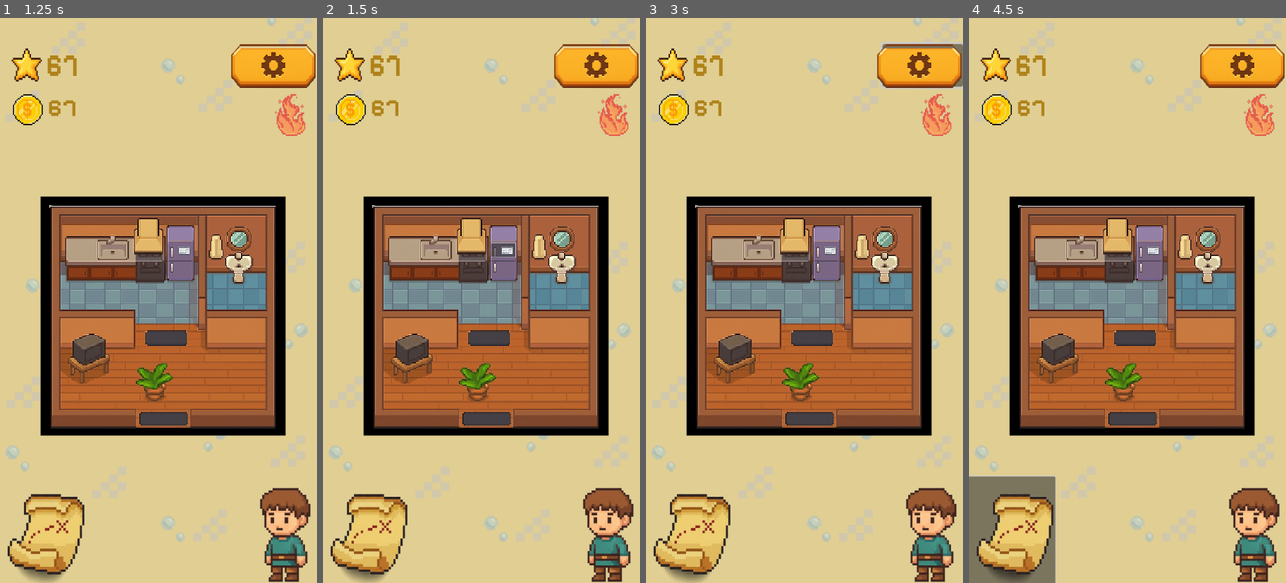
Above: before the commit, frames 1-4 (left to right).
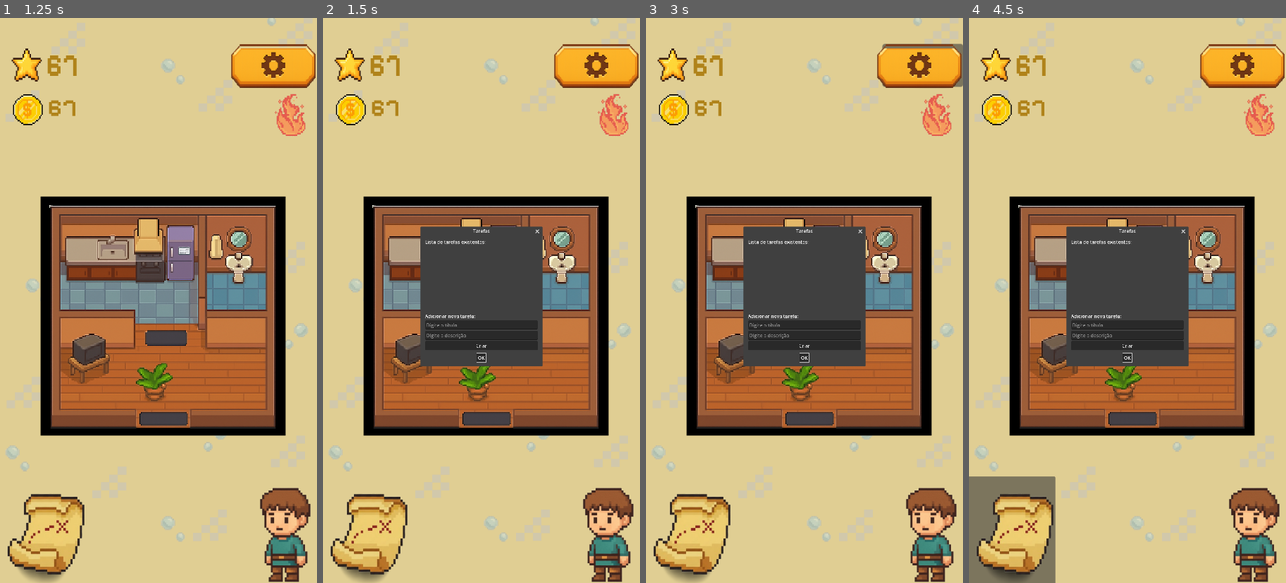
Above: after the commit, the same moments.

Repository: Guga-tab/a-lista-nao-acaba
Game: Godot game, scene res://control.tscn
Same seed, same stepped clock (60 frames per second), same inputs: the game is played once before the commit and once after it.
Inputs (mouse positions are in pixels of both pictures, inside the frame that each line leads up to):
- Up to frame 1 (1.25 s): click (158, 328) at 0.5 s
- Up to frame 2 (1.5 s): click (503, 249) at 1.27 s
- Up to frame 3 (3 s): click (826, 249) at 2.02 s; click (921, 63) at 2.77 s
- Up to frame 4 (4.5 s): click (1244, 63) at 3.52 s; click (1010, 532) at 4.27 s

Frame 1 is identical in both runs. In frame 2, 9.0% of the frame differs, in the area x 30-70%, y 36-62%; in frame 3, 9.3%, in the area x 30-100%, y 4-62%; in frame 4, 9.2%.
Error after the commit: Parse Error: Could not find type "SQLite" in the current scope. (res://Database.gd:3)

Commit message:
Criando .gitignore e ignorando bancos de dados

Diff:
--- /dev/null
+++ b/Database.gd
@@ -0,0 +1,23 @@
+extends Node
+
+var db: SQLite = null
+
+
+func _ready():
+	db = SQLite.new()
+	db.path = "user://A-tarefa-nao-acaba.db"
+
+	if not db.open_db():
+		push_error("ERRO AO ABRIR SQLITE!!!")
+		return
+
+	db.query("PRAGMA foreign_keys = ON;")
+	print("DB carregado com sucesso:", db.path)
+
+func query(sql: String):
+	return db.query(sql)
+
+func fetch_all(sql: String):
+	if not db.query(sql):
+		return []
+	return db.query_result
--- /dev/null
+++ b/TarefaService.gd
@@ -0,0 +1,47 @@
+extends Node
+
+# =====================================
+# Serviço para gerenciar tarefas
+# =====================================
+
+var tarefas := []  # Lista de tarefas (cada uma é um dicionário com "titulo" e "descricao")
+
+# Cria uma nova tarefa
+func criar_tarefa(titulo: String, descricao: String) -> void:
+	if titulo.strip_edges() == "":
+		push_error("Título da tarefa não pode ser vazio")
+		return
+
+	var tarefa = {
+		"titulo": titulo,
+		"descricao": descricao
+	}
+	tarefas.append(tarefa)
+
+# Atualiza a lista de tarefas na UI
+func atualizar_lista(vbox: VBoxContainer) -> void:
+	if vbox == null:
+		push_error("VBoxContainer inválido")
+		return
+
+	# Limpa filhos existentes
+	for child in vbox.get_children():
+		child.queue_free()
+
+	# Adiciona tarefas da lista
+	for tarefa in tarefas:
+		var hbox = HBoxContainer.new()
+		hbox.size_flags_horizontal = Control.SIZE_EXPAND_FILL
+		hbox.size_flags_vertical = Control.SIZE_FILL
+
+		var titulo_label = Label.new()
+		titulo_label.text = tarefa["titulo"]
+		titulo_label.size_flags_horizontal = Control.SIZE_EXPAND_FILL
+		hbox.add_child(titulo_label)
+
+		var descricao_label = Label.new()
+		descricao_label.text = tarefa["descricao"]
+		descricao_label.size_flags_horizontal = Control.SIZE_EXPAND_FILL
+		hbox.add_child(descricao_label)
+
+		vbox.add_child(hbox)
--- a/control.gd
+++ b/control.gd
@@ -1,10 +1,24 @@
 extends Control
 
+# ========================
+# Botões da tela inicial
+# ========================
+@onready var botao_jogar = $botao_jogar
+@onready var botao_sair = $botao_sair
+
 func _ready():
-	# conecta os sinais manualmente
-	$botao_jogar.pressed.connect(_on_botao_jogar_pressed)
-	$botao_sair.pressed.connect(_on_botao_sair_pressed)
+	# Conectar sinais apenas se ainda não estiverem conectados
+	var jogar_callable = Callable(self, "_on_botao_jogar_pressed")
+	if not botao_jogar.pressed.is_connected(jogar_callable):
+		botao_jogar.pressed.connect(jogar_callable)
 
+	var sair_callable = Callable(self, "_on_botao_sair_pressed")
+	if not botao_sair.pressed.is_connected(sair_callable):
+		botao_sair.pressed.connect(sair_callable)
+
+# ========================
+# Funções dos botões
+# ========================
 func _on_botao_jogar_pressed():
 	print("Botão JOGAR clicado!")
 	get_tree().change_scene_to_file("res://principal.tscn")
--- a/control.tscn
+++ b/control.tscn
@@ -11,6 +11,7 @@
 
 [node name="tela_inicial" type="Control"]
 layout_mode = 3
+anchors_preset = 15
 anchor_right = 1.0
 anchor_bottom = 1.0
 size_flags_horizontal = 4
--- /dev/null
+++ b/principal.gd
@@ -0,0 +1,109 @@
+extends Control
+
+# ========================
+# Serviço de tarefas
+# ========================
+@onready var tarefa_service = preload("res://TarefaService.gd").new()
+
+# ========================
+# Nós da cena
+# ========================
+@onready var btn_calendar = $background/TextureRect/CalendarButton
+@onready var vbox_tarefas = $VBoxTarefas  # Este deve ser um VBoxContainer na cena principal
+
+func _ready():
+	if btn_calendar == null:
+		push_error("CalendarButton não encontrado! Verifique o path")
+		return
+	if vbox_tarefas == null:
+		push_error("VBoxTarefas não encontrado! Verifique o path")
+		return
+	if typeof(vbox_tarefas) != TYPE_OBJECT or not vbox_tarefas is VBoxContainer:
+		push_error("VBoxTarefas encontrado, mas não é VBoxContainer! Tipo: %s" % typeof(vbox_tarefas))
+		return
+
+	# Conecta sinal do botão Calendar
+	var cb = Callable(self, "_on_calendar_pressed")
+	if not btn_calendar.pressed.is_connected(cb):
+		btn_calendar.pressed.connect(cb)
+
+	# Atualiza lista de tarefas ao iniciar
+	tarefa_service.atualizar_lista(vbox_tarefas)
+
+
+# -----------------------------
+# Popup para criar nova tarefa + listar
+# -----------------------------
+func _on_calendar_pressed():
+	print("Botão Calendar clicou!")
+
+	var popup = AcceptDialog.new()
+	popup.title = "Tarefas"              # ✅ Godot 4.5
+	popup.min_size = Vector2(400, 400)   # Define o tamanho mínimo do popup
+	add_child(popup)
+
+	# VBoxContainer principal dentro do popup
+	var vbox = VBoxContainer.new()
+	vbox.size_flags_horizontal = Control.SIZE_EXPAND_FILL
+	vbox.size_flags_vertical = Control.SIZE_EXPAND_FILL
+	vbox.custom_minimum_size = Vector2(380, 380)  # para dar mais espaço
+	popup.add_child(vbox)
+
+	# Label explicativa
+	var info_label = Label.new()
+	info_label.text = "Lista de tarefas existentes:"
+	vbox.add_child(info_label)
+
+	# Container para as tarefas já existentes
+	var tarefas_container = VBoxContainer.new()
+	tarefas_container.size_flags_horizontal = Control.SIZE_EXPAND_FILL
+	tarefas_container.size_flags_vertical = Control.SIZE_EXPAND_FILL
+	vbox.add_child(tarefas_container)
+
+	# Preenche com as tarefas existentes
+	tarefa_service.atualizar_lista(tarefas_container)
+
+	# Espaço para adicionar nova tarefa
+	var nova_label = Label.new()
+	nova_label.text = "\nAdicionar nova tarefa:"
+	vbox.add_child(nova_label)
+
+	var titulo_input = LineEdit.new()
+	titulo_input.placeholder_text = "Digite o título"
+	vbox.add_child(titulo_input)
+
+	var descricao_input = LineEdit.new()
+	descricao_input.placeholder_text = "Digite a descrição"
+	vbox.add_child(descricao_input)
+
+	# Botão Criar
+	var btn_confirm = Button.new()
+	btn_confirm.text = "Criar"
+	btn_confirm.pressed.connect(Callable(self, "_criar_tarefa").bind(titulo_input, descricao_input, tarefas_container))
+	vbox.add_child(btn_confirm)
+
+	popup.popup_centered()
+
+
+# -----------------------------
+# Função que cria a tarefa e atualiza a lista no popup
+# -----------------------------
+func _criar_tarefa(titulo_input: LineEdit, descricao_input: LineEdit, tarefas_container: VBoxContainer):
+	var titulo = titulo_input.text.strip_edges()
+	var descricao = descricao_input.text.strip_edges()
+
+	if titulo == "":
+		push_error("Título da tarefa não pode ser vazio!")
+		return
+
+	# Cria tarefa no serviço
+	tarefa_service.criar_tarefa(titulo, descricao)
+
+	# Limpa inputs
+	titulo_input.text = ""
+	descricao_input.text = ""
+
+	# Atualiza lista de tarefas
+	tarefa_service.atualizar_lista(tarefas_container)
+
+	print("Tarefa criada:", titulo)
--- a/principal.tscn
+++ b/principal.tscn
@@ -1,6 +1,7 @@
-[gd_scene load_steps=15 format=3 uid="uid://b0wll17qwks54"]
+[gd_scene load_steps=16 format=3 uid="uid://b0wll17qwks54"]
 
 [ext_resource type="Texture2D" uid="uid://c1ilp1ixxljhr" path="res://Assets_GODOT/Assets_GODOT/Backgrounds/bg_geral.png" id="1_ep5lw"]
+[ext_resource type="Script" uid="uid://b71ahrhd6mrb4" path="res://principal.gd" id="1_ommbi"]
 [ext_resource type="Texture2D" uid="uid://dtq2h20osrdc7" path="res://Assets_GODOT/Assets_GODOT/Icons/icone_moeda.png" id="2_jpj0s"]
 [ext_resource type="FontFile" uid="uid://bbrdd1lj6ua66" path="res://Assets_GODOT/Assets_GODOT/fontes/Pixelify_Sans/static/PixelifySans-Bold.ttf" id="3_qlig8"]
 [ext_resource type="Texture2D" uid="uid://cu22sw8hkstto" path="res://Assets_GODOT/Assets_GODOT/Icons/icone_estrela.png" id="3_vwsrf"]
@@ -26,12 +27,14 @@
 anchor_bottom = 1.0
 grow_horizontal = 2
 grow_vertical = 2
+script = ExtResource("1_ommbi")
 
 [node name="background" type="TextureRect" parent="."]
 layout_mode = 0
 offset_right = 1080.0
 offset_bottom = 2747.0
 scale = Vector2(1.0133935, 1)
+mouse_filter = 2
 texture = ExtResource("1_ep5lw")
 
 [node name="coin" type="TextureRect" parent="background"]
@@ -96,9 +99,10 @@
 offset_right = 1160.1761
 offset_bottom = 1630.0
 scale = Vector2(0.80509734, 0.7936535)
+mouse_filter = 2
 texture = ExtResource("6_xrbya")
 
-[node name="calendar" type="Button" parent="background/TextureRect"]
+[node name="CalendarButton" type="Button" parent="background/TextureRect"]
 custom_minimum_size = Vector2(10, 0)
 layout_mode = 1
 offset_left = 535.0
@@ -107,7 +111,7 @@
 offset_bottom = 260.0
 theme_override_styles/normal = SubResource("StyleBoxEmpty_sf0on")
 
-[node name="TextureRect" type="TextureRect" parent="background/TextureRect/calendar"]
+[node name="TextureRect" type="TextureRect" parent="background/TextureRect/CalendarButton"]
 layout_mode = 1
 anchors_preset = 15
 anchor_right = 1.0
@@ -119,9 +123,10 @@
 grow_horizontal = 2
 grow_vertical = 2
 scale = Vector2(0.3, 0.3)
+mouse_filter = 2
 texture = ExtResource("7_ommbi")
 
-[node name="config" type="Button" parent="."]
+[node name="configButton" type="Button" parent="."]
 layout_mode = 1
 offset_left = 804.6167
 offset_top = 88.45232
@@ -130,7 +135,7 @@
 scale = Vector2(2.9670353, 3.3958406)
 theme_override_styles/normal = SubResource("StyleBoxEmpty_vwsrf")
 
-[node name="TextureButton" type="TextureButton" parent="config"]
+[node name="TextureButton" type="TextureButton" parent="configButton"]
 layout_mode = 0
 offset_left = -5.8654785
 offset_right = 458.13452
@@ -139,7 +144,7 @@
 mouse_filter = 2
 texture_normal = ExtResource("6_ommbi")
 
-[node name="botao_mapa" type="Button" parent="."]
+[node name="mapaButton" type="Button" parent="."]
 layout_mode = 1
 offset_left = -5.5213923
 offset_top = 1557.5023
@@ -148,7 +153,7 @@
 scale = Vector2(1.4297929, 1.5997959)
 theme_override_styles/normal = SubResource("StyleBoxEmpty_ommbi")
 
-[node name="TextureButton" type="TextureButton" parent="botao_mapa"]
+[node name="TextureButton" type="TextureButton" parent="mapaButton"]
 layout_mode = 0
 offset_right = 604.0
 offset_bottom = 694.0
@@ -156,7 +161,7 @@
 mouse_filter = 2
 texture_normal = ExtResource("5_xrbya")
 
-[node name="botao_personagem" type="Button" parent="."]
+[node name="personagemButton" type="Button" parent="."]
 layout_mode = 0
 offset_left = 829.1018
 offset_top = 1507.6929
@@ -166,10 +171,15 @@
 pivot_offset = Vector2(60, 100)
 theme_override_styles/normal = SubResource("StyleBoxEmpty_qlig8")
 
-[node name="TextureButton" type="TextureButton" parent="botao_personagem"]
+[node name="TextureButton" type="TextureButton" parent="personagemButton"]
 layout_mode = 0
 offset_right = 40.0
 offset_bottom = 40.0
 scale = Vector2(0.6685962, 0.7230768)
 mouse_filter = 2
 texture_normal = ExtResource("7_jpj0s")
+
+[node name="VBoxTarefas" type="VBoxContainer" parent="."]
+layout_mode = 0
+
+[connection signal="pressed" from="background/TextureRect/CalendarButton" to="." method="_on_calendar_button_pressed"]
--- a/project.godot
+++ b/project.godot
@@ -15,11 +15,19 @@
 config/features=PackedStringArray("4.5", "Mobile")
 config/icon="res://icon.svg"
 
+[autoload]
+
+Database="*res://Database.gd"
+
 [display]
 
 window/size/viewport_width=1080
 window/size/viewport_height=1920
 window/stretch/mode="viewport"
+
+[editor_plugins]
+
+enabled=PackedStringArray("res://addons/godot-sqlite/plugin.cfg")
 
 [physics]
 
Not shown, added: Database.gd.uid
Not shown, added: TarefaService.gd.uid
Not shown, added: addons/godot-sqlite/gdsqlite.gdextension.uid
Not shown, added: addons/godot-sqlite/godot-sqlite.gd
Not shown, added: addons/godot-sqlite/godot-sqlite.gd.uid
Not shown, added: addons/godot-sqlite/plugin.cfg
Not shown, added: principal.gd.uid
Not shown, changed: .gitignore
Not shown, removed: A tarefa nao acaba.brM3
Not shown, added: addons/godot-sqlite/LICENSE.md
Not shown, added: addons/godot-sqlite/bin/libgdsqlite.android.template_debug.arm64.so
Not shown, added: addons/godot-sqlite/bin/libgdsqlite.android.template_debug.x86_64.so
(and 33 more such lines)
